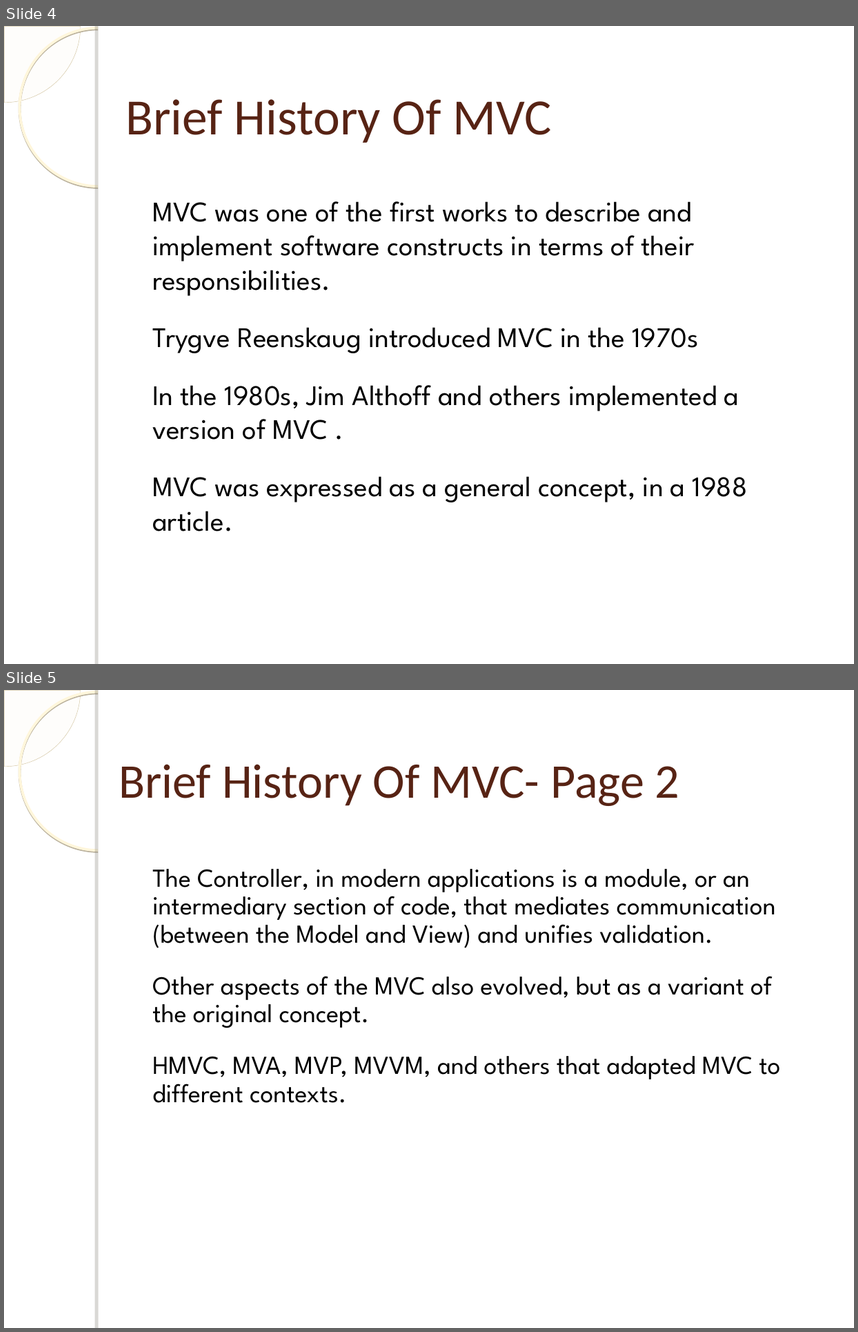
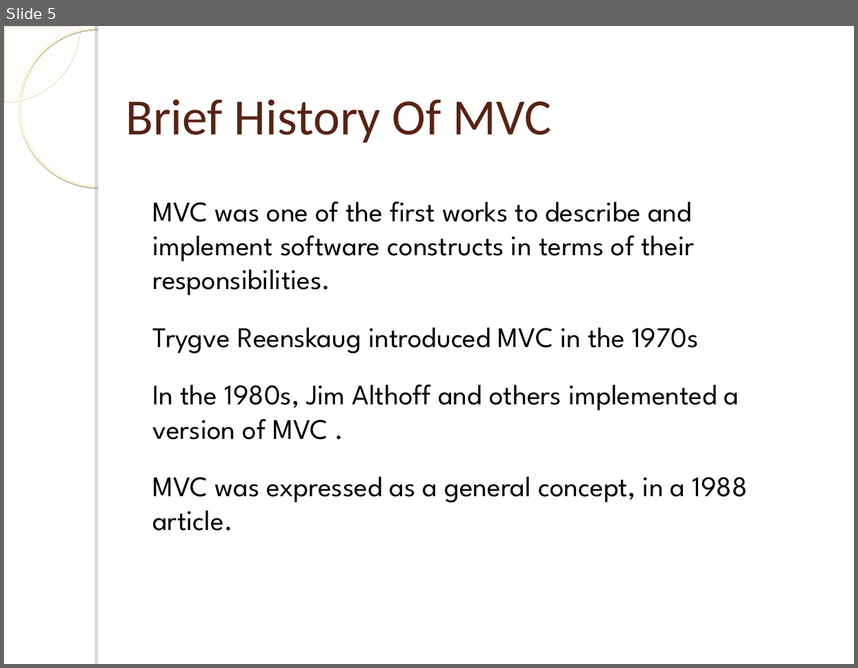
Before and after one commit to bugChanger/E-receipit_for_CSE404, a slide deck: MVC & use_case.ppt. Shown one above the other, each under a label of ours: slides 4 and 5 before the commit, slide 5 after it. The pictures are 858x1332 and 858x668 pixels, drawn with LibreOffice and Linux fonts; fonts in the diff are those of the drawing; background and template pictures are left out. Boxes give left, top, right and bottom in pixels: in the first picture for what was removed or moved away, otherwise in the second. Text is boxed around its words. In the diff, an @@ line names an element or a change of style, - is before the commit and + after.

```diff
--- a/MVC & use_case.ppt
+++ b/MVC & use_case.ppt
@@ slide 5 removed at <box>4,690,854,1328</box>, background picture (left out); not listed: 4 template elements that a slide beside it also shows @@
@@ title removed at <box>119,764,680,806</box> @@
-Brief History Of MVC- Page 2
@@ text removed at <box>152,869,780,1103</box> @@
-• The Controller, in modern applications is a module, or an intermediary section of code, that mediates communication (between the Model and View) and unifies validation.
-• Other aspects of the MVC also evolved, but as a variant of the original concept.
-• HMVC, MVA, MVP, MVVM, and others that adapted MVC to different contexts.
@@ what was slide 4 is now slide 5 @@
```
Also in this commit, not shown: 18 other slides changed, 4 slides added, 3 other slides removed, 2 other files.
